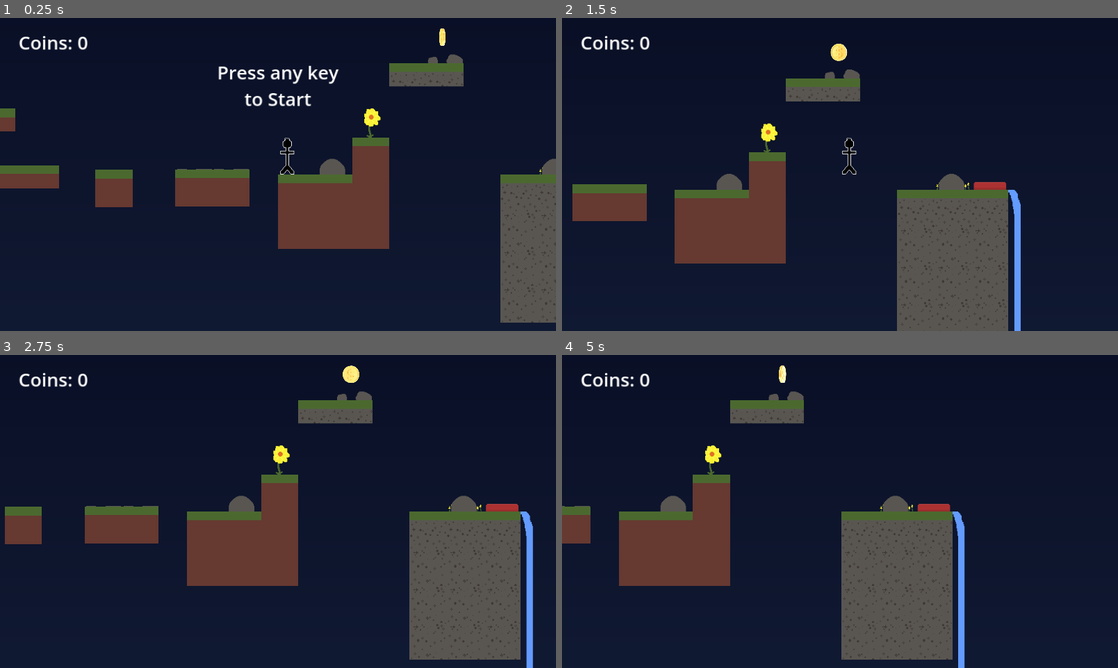
Above: before the commit, frames 1-4 (two rows, left to right).
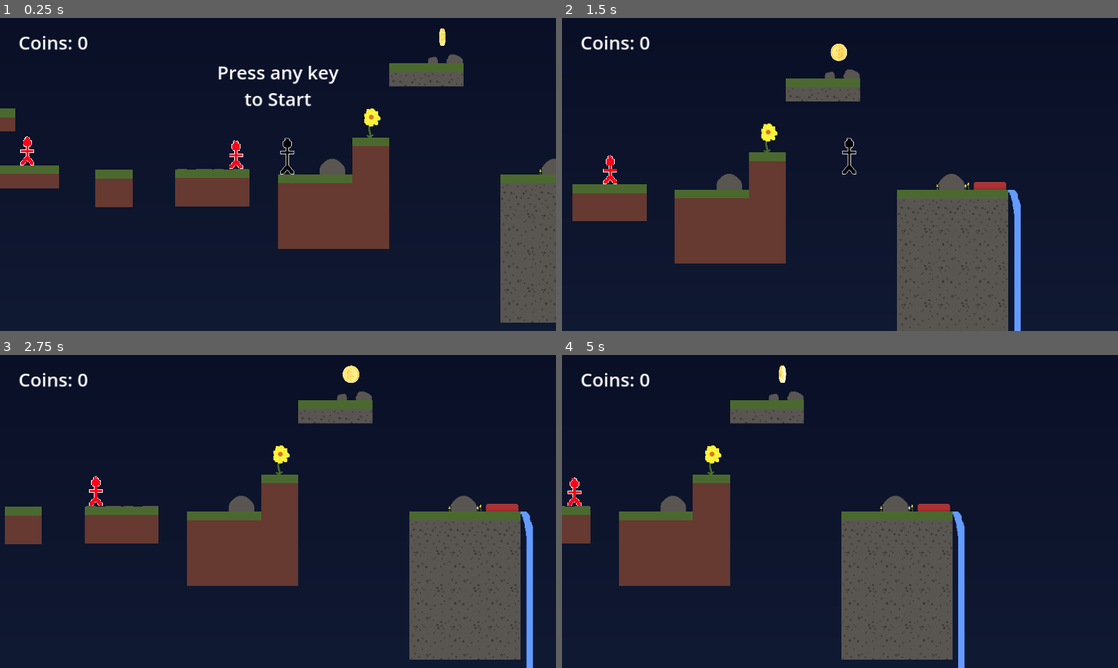
Above: after the commit, the same moments.

Repository: endlessm/moddable-platformer
Game: Godot game, scene res://main.tscn
Two runs of this game, one before a commit and one after it. Both use one fixed random seed, a clock stepped at 60 frames per second and the inputs below.
Inputs:
- Up to frame 1 (0.25 s): no input
- Up to frame 2 (1.5 s): tap Enter (ui_accept) at 0.5, 0.77 s; hold Right (ui_right) from 0.53 s (still down)
- Up to frame 3 (2.75 s): tap Enter (ui_accept) at 1.52 s; release Right (ui_right) at 2.03 s; hold Left (ui_left) from 2.03 s (still down)
- Up to frame 4 (5 s): release Left (ui_left) at 2.78 s; hold Right (ui_right) 2.78-4.28 s; tap Enter (ui_accept) at 3.02, 3.77, 4.52 s; hold Left (ui_left) from 4.28 s (still down)

The runs differ from the first frame. In frame 1, 0.3% of the frame differs, in the area x 3-44%, y 37-49%; in frame 2, 0.1%; in frame 3, 0.1%; in frame 4, 0.1%.

Commit message:
Add enemy scene

Diff:
--- /dev/null
+++ b/components/enemy/enemy.gd
@@ -0,0 +1,67 @@
+class_name Enemy
+extends CharacterBody2D
+
+## How fast does your enemy move?
+@export_range(0, 1000, 10) var speed: float = 300.0
+
+## Does the enemy fall off edges?
+@export var fall_off_edge: bool = false
+
+## Does the enemy reset the player?
+@export var reset_player: bool = true
+
+## Can the enemy be squashed by the player?
+@export var squashable: bool = true
+
+## The direction the enemy will start moving in.
+@export_enum("Left:0", "Right:1") var start_direction: int = 0
+
+# Get the gravity from the project settings to be synced with RigidBody nodes.
+var gravity = ProjectSettings.get_setting("physics/2d/default_gravity")
+
+var direction: int
+
+@onready var _sprite := %AnimatedSprite2D
+@onready var _left_ray := %LeftRay
+@onready var _right_ray := %RightRay
+
+
+func _ready():
+	Global.gravity_changed.connect(_on_gravity_changed)
+
+	direction = -1 if start_direction == 0 else 1
+	_sprite.play("default")
+
+
+func _physics_process(delta):
+	# Add the gravity.
+	if not is_on_floor():
+		velocity.y += gravity * delta
+
+	if not fall_off_edge and (_left_ray.is_colliding() or _right_ray.is_colliding()):
+		if direction == -1 and not _left_ray.is_colliding():
+			direction = 1
+		elif direction == 1 and not _right_ray.is_colliding():
+			direction = -1
+
+	velocity.x = direction * speed
+
+	move_and_slide()
+
+	if velocity.x == 0 and is_on_floor():
+		direction *= -1
+
+
+func _on_gravity_changed(new_gravity):
+	gravity = new_gravity
+
+
+func _on_hitbox_body_entered(body):
+	if body.name == "Player":
+		if body.velocity.y <= 0 or position.y - body.position.y < 34:
+			if reset_player:
+				body.reset()
+		else:
+			if squashable:
+				body.velocity.y = body.jump_velocity * 0.8
+				queue_free()
--- /dev/null
+++ b/components/enemy/enemy.tscn
@@ -0,0 +1,65 @@
+[gd_scene load_steps=8 format=3 uid="uid://dk0xon0k7ga23"]
+
+[ext_resource type="Texture2D" uid="uid://dwhi5vmkbnyk4" path="res://assets/enemy.png" id="1_57cf6"]
+[ext_resource type="Script" path="res://components/enemy/enemy.gd" id="1_urf0o"]
+
+[sub_resource type="AtlasTexture" id="AtlasTexture_bgk0p"]
+atlas = ExtResource("1_57cf6")
+region = Rect2(0, 0, 64, 64)
+
+[sub_resource type="AtlasTexture" id="AtlasTexture_f08vp"]
+atlas = ExtResource("1_57cf6")
+region = Rect2(64, 0, 64, 64)
+
+[sub_resource type="SpriteFrames" id="SpriteFrames_2xpc5"]
+animations = [{
+"frames": [{
+"duration": 1.0,
+"texture": SubResource("AtlasTexture_bgk0p")
+}, {
+"duration": 1.0,
+"texture": SubResource("AtlasTexture_f08vp")
+}],
+"loop": true,
+"name": &"default",
+"speed": 5.0
+}]
+
+[sub_resource type="RectangleShape2D" id="RectangleShape2D_kii40"]
+size = Vector2(24, 51)
+
+[sub_resource type="RectangleShape2D" id="RectangleShape2D_cepcq"]
+size = Vector2(24, 51)
+
+[node name="Enemy" type="CharacterBody2D"]
+collision_layer = 8
+collision_mask = 4
+script = ExtResource("1_urf0o")
+
+[node name="AnimatedSprite2D" type="AnimatedSprite2D" parent="."]
+unique_name_in_owner = true
+texture_filter = 1
+sprite_frames = SubResource("SpriteFrames_2xpc5")
+frame_progress = 0.426537
+
+[node name="LeftRay" type="RayCast2D" parent="."]
+unique_name_in_owner = true
+position = Vector2(-12, 0)
+collision_mask = 5
+
+[node name="RightRay" type="RayCast2D" parent="."]
+unique_name_in_owner = true
+position = Vector2(12, 0)
+collision_mask = 5
+
+[node name="CollisionShape2D" type="CollisionShape2D" parent="."]
+position = Vector2(0, 6.5)
+shape = SubResource("RectangleShape2D_kii40")
+
+[node name="Hitbox" type="Area2D" parent="."]
+
+[node name="CollisionShape2D" type="CollisionShape2D" parent="Hitbox"]
+position = Vector2(0, 6.5)
+shape = SubResource("RectangleShape2D_cepcq")
+
+[connection signal="body_entered" from="Hitbox" to="." method="_on_hitbox_body_entered"]
--- a/main.tscn
+++ b/main.tscn
@@ -8,6 +8,7 @@
 [ext_resource type="PackedScene" uid="uid://coq6d3u6wnvs2" path="res://components/platform/platform.tscn" id="4_gd51l"]
 [ext_resource type="PackedScene" uid="uid://daf24t18h3n5e" path="res://components/coin/coin.tscn" id="5_u7hr5"]
 [ext_resource type="PackedScene" uid="uid://jt80gv02u4f2" path="res://hud.tscn" id="6_mp7wy"]
+[ext_resource type="PackedScene" uid="uid://dk0xon0k7ga23" path="res://components/enemy/enemy.tscn" id="9_l6smt"]
 
 [node name="Main" type="Node2D"]
 
@@ -58,3 +59,12 @@
 limit_bottom = 270
 
 [node name="HUD" parent="." instance=ExtResource("6_mp7wy")]
+
+[node name="Enemy" parent="." instance=ExtResource("9_l6smt")]
+position = Vector2(-408, -67)
+speed = 100.0
+
+[node name="Enemy2" parent="." instance=ExtResource("9_l6smt")]
+position = Vector2(-85, -74)
+speed = 50.0
+start_direction = 1
--- a/scripts/player.gd
+++ b/scripts/player.gd
@@ -9,11 +9,14 @@
 
 # Get the gravity from the project settings to be synced with RigidBody nodes.
 var gravity = ProjectSettings.get_setting("physics/2d/default_gravity")
+var original_position: Vector2
 
 
 # Called when the node enters the scene tree for the first time.
 func _ready():
 	Global.gravity_changed.connect(_on_gravity_changed)
+
+	original_position = position
 
 
 func _on_gravity_changed(new_gravity):
@@ -38,3 +41,7 @@
 		velocity.x = move_toward(velocity.x, 0, speed)
 
 	move_and_slide()
+
+
+func reset():
+	position = original_position
Binary file added: assets/enemy.png
Not shown, added: assets/enemy.png.import
Not shown: 2 places in components/platform/platform.tscn that only renumber resources
Not shown: 1 places in main.tscn that only renumber resources
